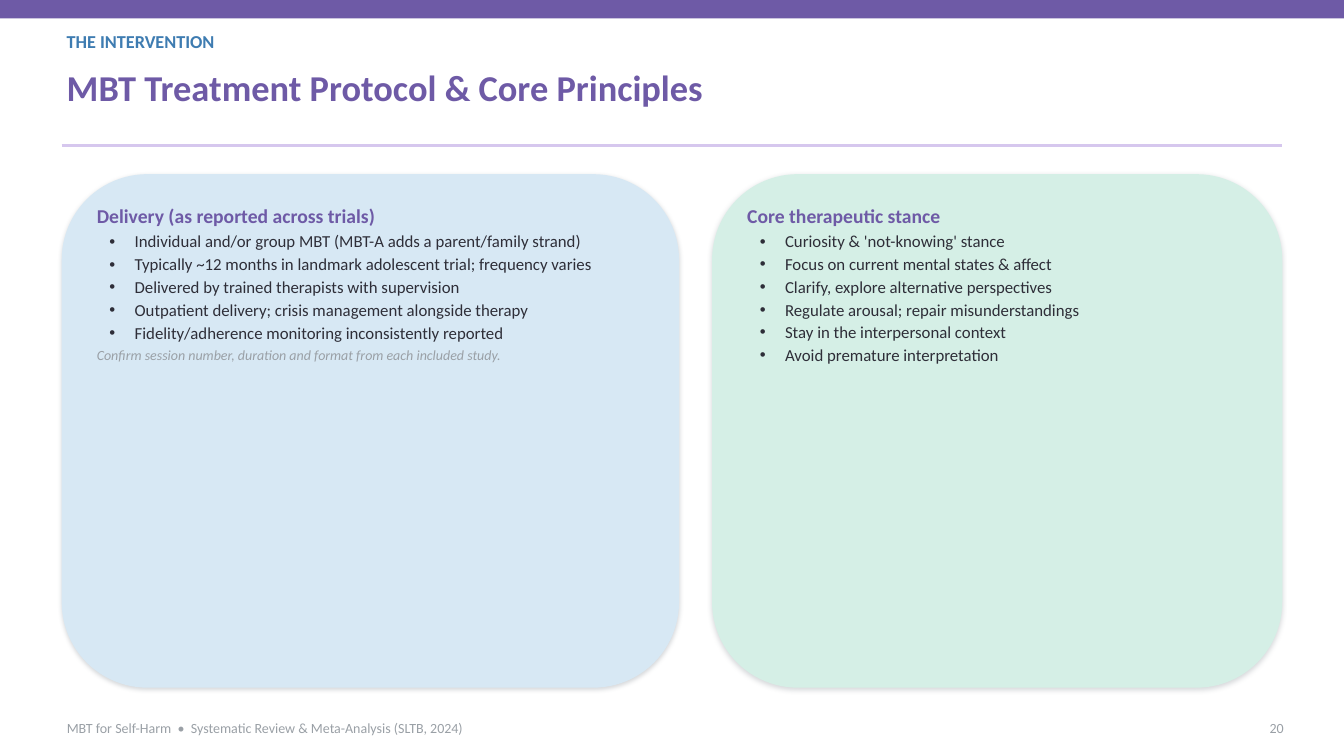
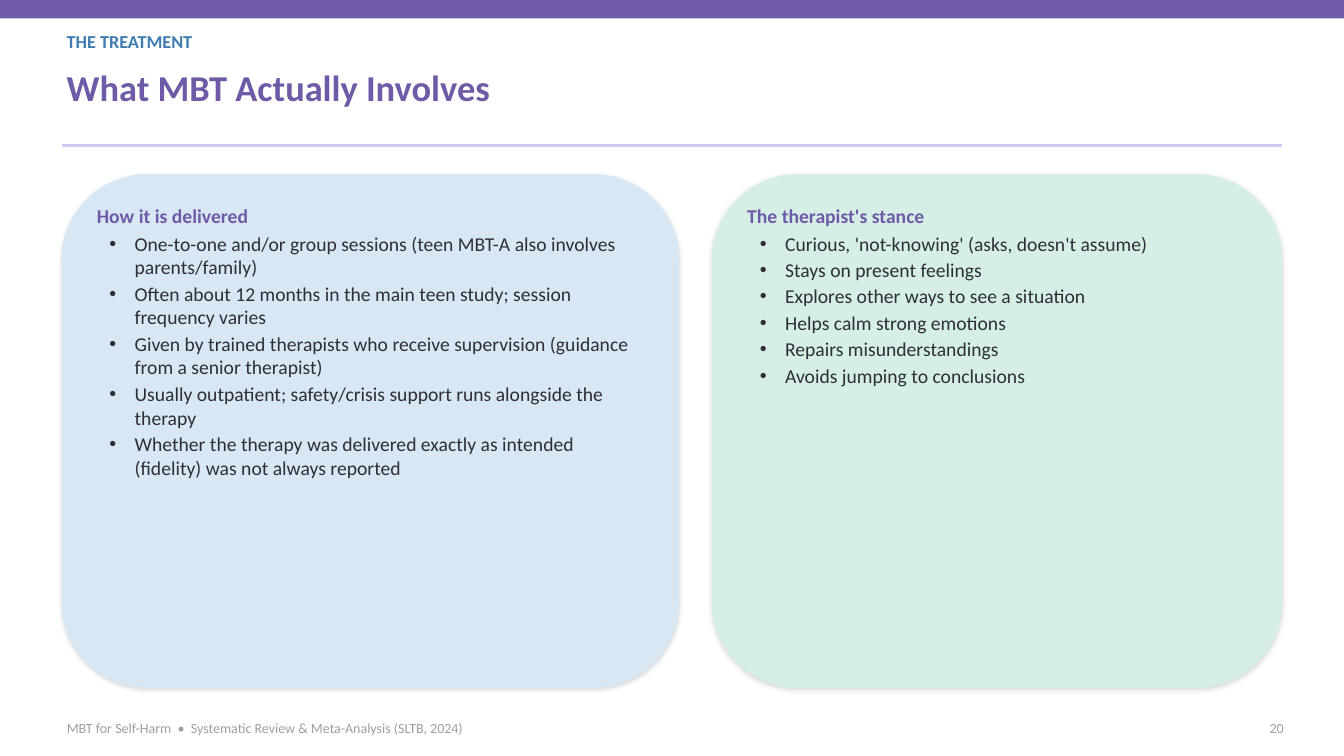
Before and after one commit to tejasdangodra786-byte/Dango-kiro, a slide deck: slide 20 of Journal_Club_MBT_SelfHarm.pptx. Drawn at 1344x756 pixels with LibreOffice and Linux fonts; fonts in the diff are those of the drawing. Boxes give left, top, right and bottom in pixels: in the first picture for what was removed or moved away, otherwise in the second. Text is boxed around its words. In the diff, an @@ line names an element or a change of style, - is before the commit and + after.

Commit message:
Revise deck: 14pt body text, simpler language with plain meanings in brackets, and plain-language captions under every graph
- Sub-topic/body text set to 14pt (headings unchanged)
- Difficult terms explained in brackets (e.g., mentalizing = 'reading minds')
- Every chart/diagram now has a 'What this shows' caption in simple language
- Content reorganized for clearer, more detailed flow; verified effect sizes retained (g=-0.82 self-harm, -1.08 BPD, -1.10 depression)

```diff
--- a/Journal_Club_MBT_SelfHarm.pptx
+++ b/Journal_Club_MBT_SelfHarm.pptx
@@ text at box(67, 36, 192, 48): text changed @@
-THE INTERVENTION
+THE TREATMENT
@@ text at box(67, 75, 490, 107): text changed @@
-MBT Treatment Protocol & Core Principles
+What MBT Actually Involves
@@ text in rounded rectangle at box(97, 209, 628, 478): text changed; size 12 to 14 pt @@
-Delivery (as reported across trials)
-• Individual and/or group MBT (MBT-A adds a parent/family strand)
-• Typically ~12 months in landmark adolescent trial; frequency varies
-• Delivered by trained therapists with supervision
-• Outpatient delivery; crisis management alongside therapy
-• Fidelity/adherence monitoring inconsistently reported
-Confirm session number, duration and format from each included study.
+How it is delivered
+• One-to-one and/or group sessions (teen MBT-A also involves parents/family)
+• Often about 12 months in the main teen study; session frequency varies
+• Given by trained therapists who receive supervision (guidance from a senior therapist)
+• Usually outpatient; safety/crisis support runs alongside the therapy
+• Whether the therapy was delivered exactly as intended (fidelity) was not always reported
@@ text in rounded rectangle at box(747, 209, 1147, 387): text changed; size 12 to 14 pt @@
-Core therapeutic stance
-• Curiosity & 'not-knowing' stance
-• Focus on current mental states & affect
-• Clarify, explore alternative perspectives
-• Regulate arousal; repair misunderstandings
-• Stay in the interpersonal context
-• Avoid premature interpretation
+The therapist's stance
+• Curious, 'not-knowing' (asks, doesn't assume)
+• Stays on present feelings
+• Explores other ways to see a situation
+• Helps calm strong emotions
+• Repairs misunderstandings
+• Avoids jumping to conclusions
```
Also in this commit, not shown: 39 other slides changed, 3 slides added, 3 slides removed, 1 other file.
